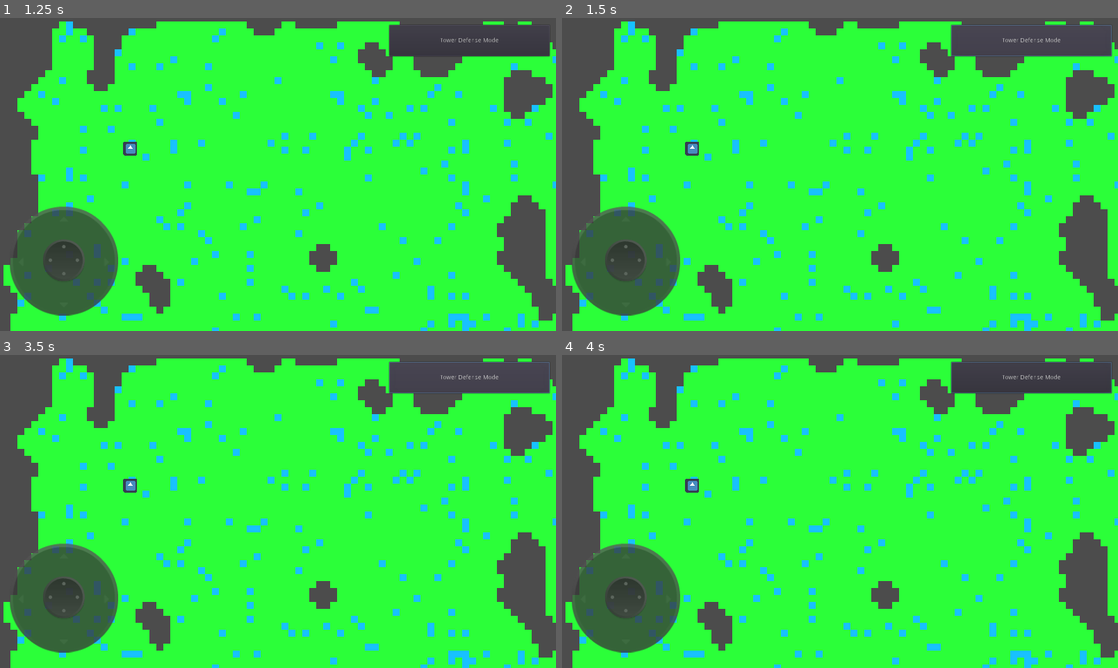
Above: before the commit, frames 1-4 (two rows, left to right).
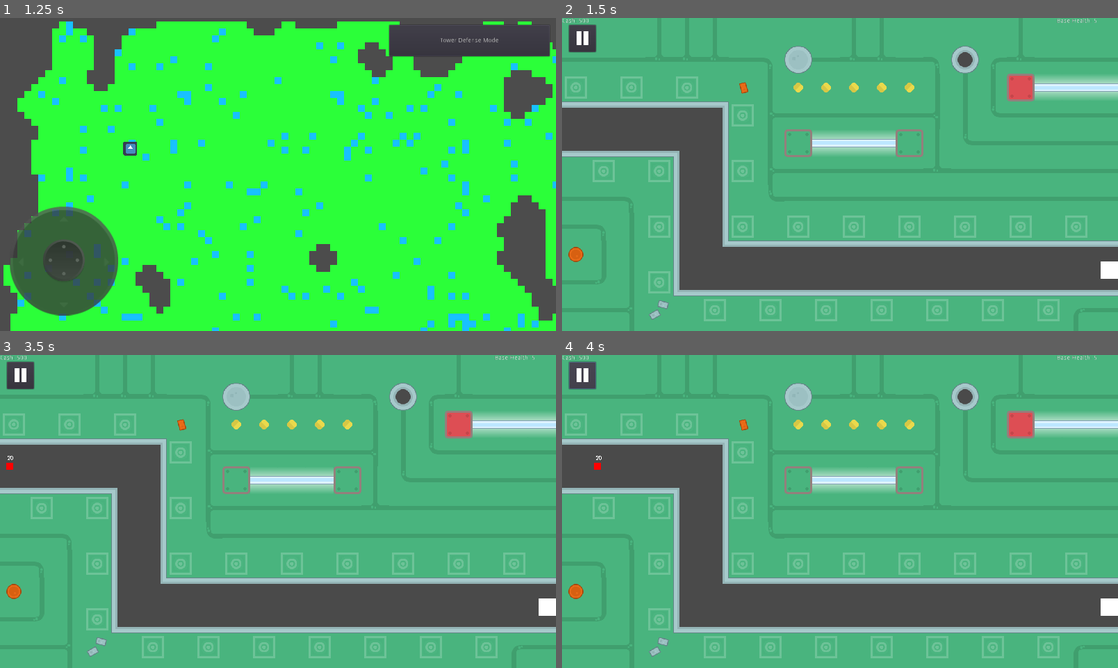
Above: after the commit, the same moments.

Repository: njrobbins/cache-command
Game: Godot game, scene res://Scenes/MainMenu.tscn
Same seed, same stepped clock (60 frames per second), same inputs: the game is played once before the commit and once after it. The engine's default icon, where the game draws it, is replaced by a stand-in: a white triangle on a blue panel in a dark square.
Inputs (mouse positions are in pixels of both pictures, inside the frame that each line leads up to):
- Up to frame 1 (1.25 s): click (272, 268) at 0.5 s
- Up to frame 2 (1.5 s): click "Tower Defense Mode" at 1.25 s
- Up to frame 3 (3.5 s): click (467, 376) at 2 s, where only the run before the commit has a clickable "Tower Defense Mode"; click (467, 376) at 2.75 s, where only the run before the commit has a clickable "Tower Defense Mode"
- Up to frame 4 (4 s): click (584, 376) at 3.52 s

Frame 1 is identical in both runs. In frame 2, 97% of the frame differs, in the area x 0-100%, y 0-100%; in frame 3, 97%; in frame 4, 97%.

Commit message:
Resource error fix

Diff:
--- a/Scenes/Game.tscn
+++ b/Scenes/Game.tscn
@@ -1,9 +1,7 @@
-[gd_scene load_steps=13 format=2]
+[gd_scene load_steps=11 format=2]
 
 [ext_resource path="res://Scripts/Game.gd" type="Script" id=1]
-[ext_resource path="res://Assets/tower_defense_3.png" type="Texture" id=2]
-[ext_resource path="res://Assets/tower_defense_2.png" type="Texture" id=3]
-[ext_resource path="res://Assets/tower_defense_1.png" type="Texture" id=4]
+[ext_resource path="res://Assets/Tilesheets/tower_defense_1.png" type="Texture" id=4]
 [ext_resource path="res://Assets/Icons/pause.png" type="Texture" id=5]
 [ext_resource path="res://Assets/Tilesheets/tower_defense_3.png" type="Texture" id=6]
 [ext_resource path="res://Assets/Tilesheets/tower_defense_2.png" type="Texture" id=7]
@@ -136,7 +134,7 @@
 22/shapes = [  ]
 22/z_index = 0
 23/name = "tower_defense_tilesheet_2.png 23"
-23/texture = ExtResource( 3 )
+23/texture = ExtResource( 7 )
 23/tex_offset = Vector2( 0, 0 )
 23/modulate = Color( 1, 1, 1, 1 )
 23/region = Rect2( 1056, 640, 64, 64 )
@@ -150,7 +148,7 @@
 23/shapes = [  ]
 23/z_index = 0
 24/name = "tower_defense_tilesheet_2.png 24"
-24/texture = ExtResource( 3 )
+24/texture = ExtResource( 7 )
 24/tex_offset = Vector2( 0, 0 )
 24/modulate = Color( 1, 1, 1, 1 )
 24/region = Rect2( 1056, 704, 64, 64 )
@@ -164,7 +162,7 @@
 24/shapes = [  ]
 24/z_index = 0
 25/name = "tower_defense_tilesheet_2.png 25"
-25/texture = ExtResource( 3 )
+25/texture = ExtResource( 7 )
 25/tex_offset = Vector2( 0, 0 )
 25/modulate = Color( 1, 1, 1, 1 )
 25/region = Rect2( 1024, 672, 64, 64 )
@@ -178,7 +176,7 @@
 25/shapes = [  ]
 25/z_index = 0
 26/name = "tower_defense_tilesheet_2.png 26"
-26/texture = ExtResource( 3 )
+26/texture = ExtResource( 7 )
 26/tex_offset = Vector2( 0, 0 )
 26/modulate = Color( 1, 1, 1, 1 )
 26/region = Rect2( 1088, 672, 64, 64 )
@@ -192,7 +190,7 @@
 26/shapes = [  ]
 26/z_index = 0
 27/name = "tower_defense_tilesheet_2.png 27"
-27/texture = ExtResource( 3 )
+27/texture = ExtResource( 7 )
 27/tex_offset = Vector2( 0, 0 )
 27/modulate = Color( 1, 1, 1, 1 )
 27/region = Rect2( 1024, 704, 64, 64 )
@@ -206,7 +204,7 @@
 27/shapes = [  ]
 27/z_index = 0
 28/name = "tower_defense_tilesheet_2.png 28"
-28/texture = ExtResource( 3 )
+28/texture = ExtResource( 7 )
 28/tex_offset = Vector2( 0, 0 )
 28/modulate = Color( 1, 1, 1, 1 )
 28/region = Rect2( 1088, 640, 64, 64 )
@@ -220,7 +218,7 @@
 28/shapes = [  ]
 28/z_index = 0
 29/name = "tower_defense_tilesheet_2.png 29"
-29/texture = ExtResource( 3 )
+29/texture = ExtResource( 7 )
 29/tex_offset = Vector2( 0, 0 )
 29/modulate = Color( 1, 1, 1, 1 )
 29/region = Rect2( 576, 832, 64, 64 )
@@ -234,7 +232,7 @@
 29/shapes = [  ]
 29/z_index = 0
 30/name = "tower_defense_tilesheet_2.png 30"
-30/texture = ExtResource( 3 )
+30/texture = ExtResource( 7 )
 30/tex_offset = Vector2( 0, 0 )
 30/modulate = Color( 1, 1, 1, 1 )
 30/region = Rect2( 640, 768, 64, 64 )
@@ -248,7 +246,7 @@
 30/shapes = [  ]
 30/z_index = 0
 31/name = "tower_defense_tilesheet_3.png 31"
-31/texture = ExtResource( 2 )
+31/texture = ExtResource( 6 )
 31/tex_offset = Vector2( 0, 0 )
 31/modulate = Color( 1, 1, 1, 1 )
 31/region = Rect2( 1024, 320, 64, 64 )
